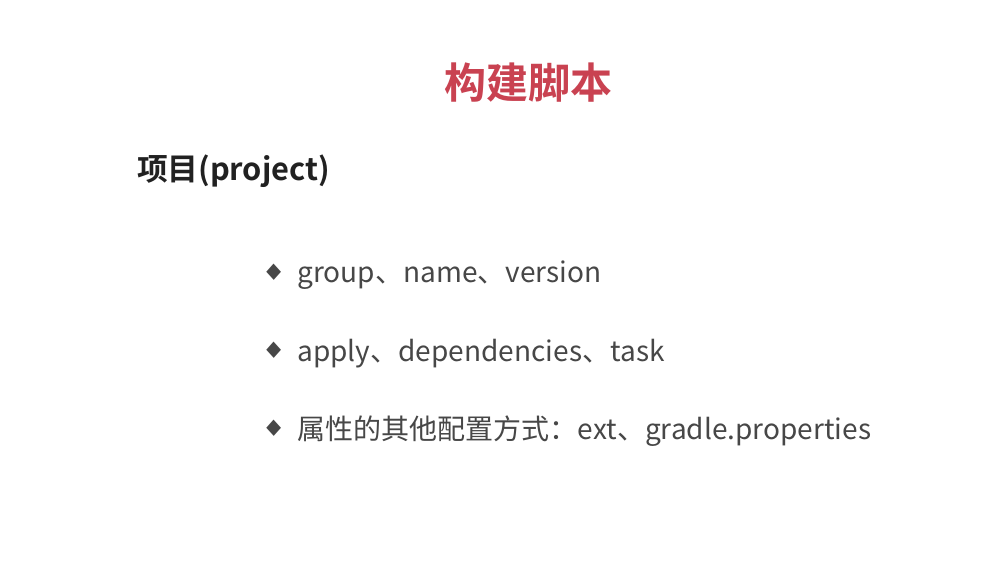
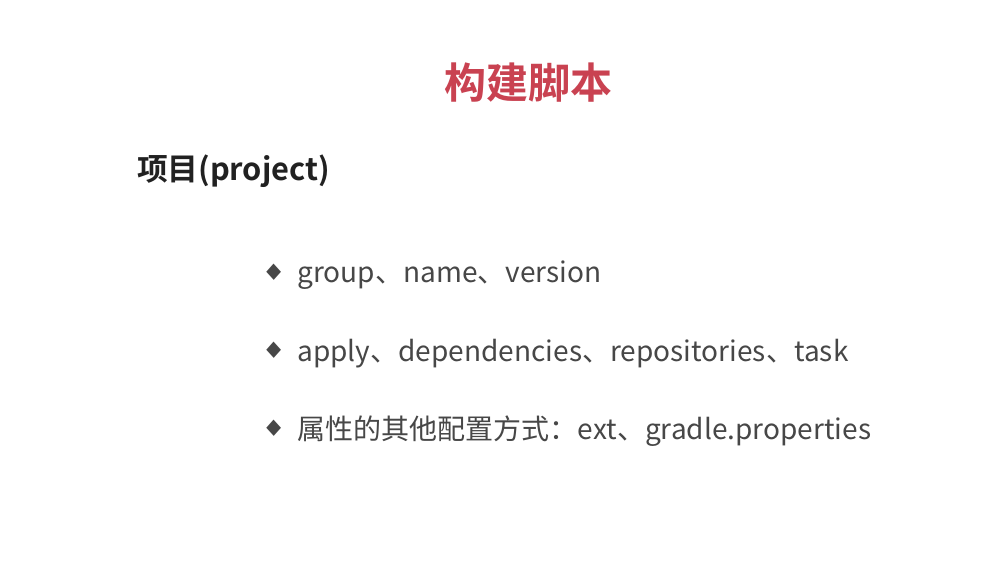
Before and after one commit to 1329555958/imooc, a slide deck: slide 24 of Gradle.pptx (slide 23 before the commit). Drawn at 1008x567 pixels with LibreOffice and Linux fonts; fonts in the diff are those of the drawing. Boxes give left, top, right and bottom in pixels: in the first picture for what was removed or moved away, otherwise in the second. Text is boxed around its words. In the diff, an @@ line names an element or a change of style, - is before the commit and + after.

```diff
--- a/Gradle.pptx
+++ b/Gradle.pptx
@@ text at (x1=297, y1=338, x2=848, y2=368): text changed @@
-  ◆ apply、dependencies、task
+  ◆ apply、dependencies、repositories、task
```
Also in this commit, not shown: 2 other slides changed, 1 slide added, 1 slide removed, 2 other files.
